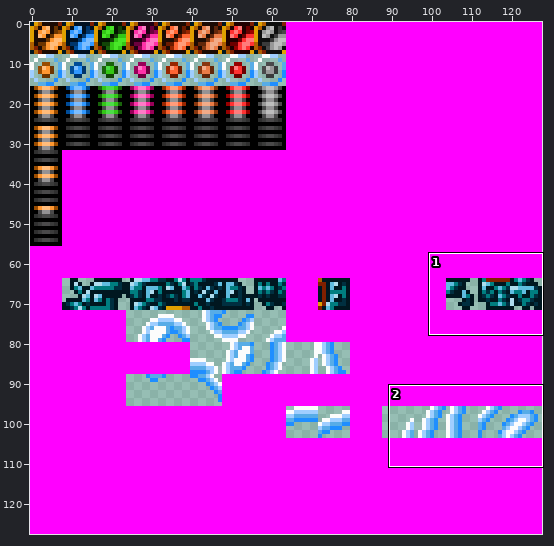
Two states of a sprite sheet, Boss_CWU-01P_Base.png. Above: a wide view before the commit, with the close-up outlined.
Close-up. Before the edit:
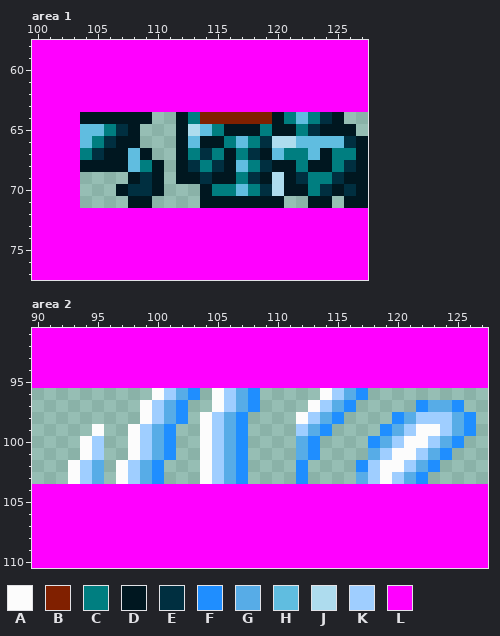
The file is 128x128 pixels. Colours within 5 levels of each other are drawn and written as one. Shown: area 1: x 100..127, y 58..77; area 2: x 90..127, y 91..110. The commit also changed other parts of the picture, which this record leaves out.
Palette (. is transparent): A #fcfcfc  B #802000  C #007e80  D #001720  E #002f40  F #1f8eff  G #57ace7  H #60bde0  J #aedcee  K #9fceff  L #ff00ff
Pixels before, area 1, first column x 100:
58 LLLLLLLLLLLLLLLLLLLLLLLLLLLL
59 LLLLLLLLLLLLLLLLLLLLLLLLLLLL
60 LLLLLLLLLLLLLLLLLLLLLLLLLLLL
61 LLLLLLLLLLLLLLLLLLLLLLLLLLLL
62 LLLLLLLLLLLLLLLLLLLLLLLLLLLL
63 LLLLLLLLLLLLLLLLLLLLLLLLLLLL
64 LLLLDDDDDD..DCBBBBBBDCHCED..
65 LLLLHHCED...DJHCDDDCDDCEDDD.
66 LLLLHCEDD...DHDDCHCEJJHHHHED
67 LLLLCEDDHD..DCECDCEDHCCHDCCD
68 LLLLDDDDHCD.DECEDHCEDDCDDCED
69 LLLL....DED.DDEDDCEDJDECCEDD
70 LLLL...DEED...DCCHCEJDDCEDED
71 LLLL....DD....DDDDDDD..DD.DD
72 LLLLLLLLLLLLLLLLLLLLLLLLLLLL
73 LLLLLLLLLLLLLLLLLLLLLLLLLLLL
74 LLLLLLLLLLLLLLLLLLLLLLLLLLLL
75 LLLLLLLLLLLLLLLLLLLLLLLLLLLL
76 LLLLLLLLLLLLLLLLLLLLLLLLLLLL
77 LLLLLLLLLLLLLLLLLLLLLLLLLLLL
Pixels before, area 2, first column x 90:
 91 LLLLLLLLLLLLLLLLLLLLLLLLLLLLLLLLLLLLLL
 92 LLLLLLLLLLLLLLLLLLLLLLLLLLLLLLLLLLLLLL
 93 LLLLLLLLLLLLLLLLLLLLLLLLLLLLLLLLLLLLLL
 94 LLLLLLLLLLLLLLLLLLLLLLLLLLLLLLLLLLLLLL
 95 LLLLLLLLLLLLLLLLLLLLLLLLLLLLLLLLLLLLLL
 96 ..........AKGF.AKGF.....AKGF..........
 97 .........AKGF..AKGF....AKGF.....FGGF..
 98 .........AKGF.AKGF....AKGF....FGKKKGF.
 99 .....A..AKGF..AKGF....KGF....FGKAAKGF.
100 ....AK..AKGF..AKGF....GF....FGKAAKGF..
101 ....AK..AKGF..AKGF....GF....GKAAKGF...
102 ...AKG.AKGF...AKGF....F....FKAAKGF....
103 ...AKG.AKGF...AKGF....F....GKAKGF.....
104 LLLLLLLLLLLLLLLLLLLLLLLLLLLLLLLLLLLLLL
105 LLLLLLLLLLLLLLLLLLLLLLLLLLLLLLLLLLLLLL
106 LLLLLLLLLLLLLLLLLLLLLLLLLLLLLLLLLLLLLL
107 LLLLLLLLLLLLLLLLLLLLLLLLLLLLLLLLLLLLLL
108 LLLLLLLLLLLLLLLLLLLLLLLLLLLLLLLLLLLLLL
109 LLLLLLLLLLLLLLLLLLLLLLLLLLLLLLLLLLLLLL
110 LLLLLLLLLLLLLLLLLLLLLLLLLLLLLLLLLLLLLL
Now the later version:
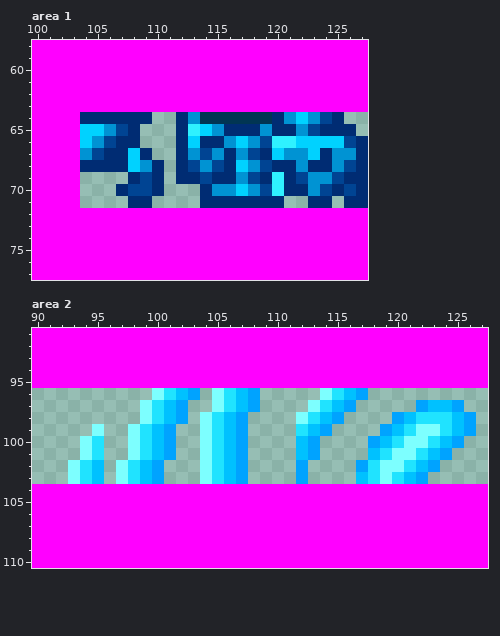
Change:
colour A: #fcfcfc -> #7dffff
colour B: #802000 -> #013553
colour C: #007e80 -> #0093d3
colour D: #001720 -> #002c73
colour E: #002f40 -> #004493
colour F: #1f8eff -> #00a3ff
colour G: #57ace7 -> #00c1ff
colour H: #60bde0 -> #00d2ff
colour J: #aedcee -> #2ff1ff
colour K: #9fceff -> #20e3ff
Changed places in both close-ups, as pixel boxes (x1, y1, x2, y2):
changed: (80, 112, 368, 208)
changed: (68, 388, 476, 484)
